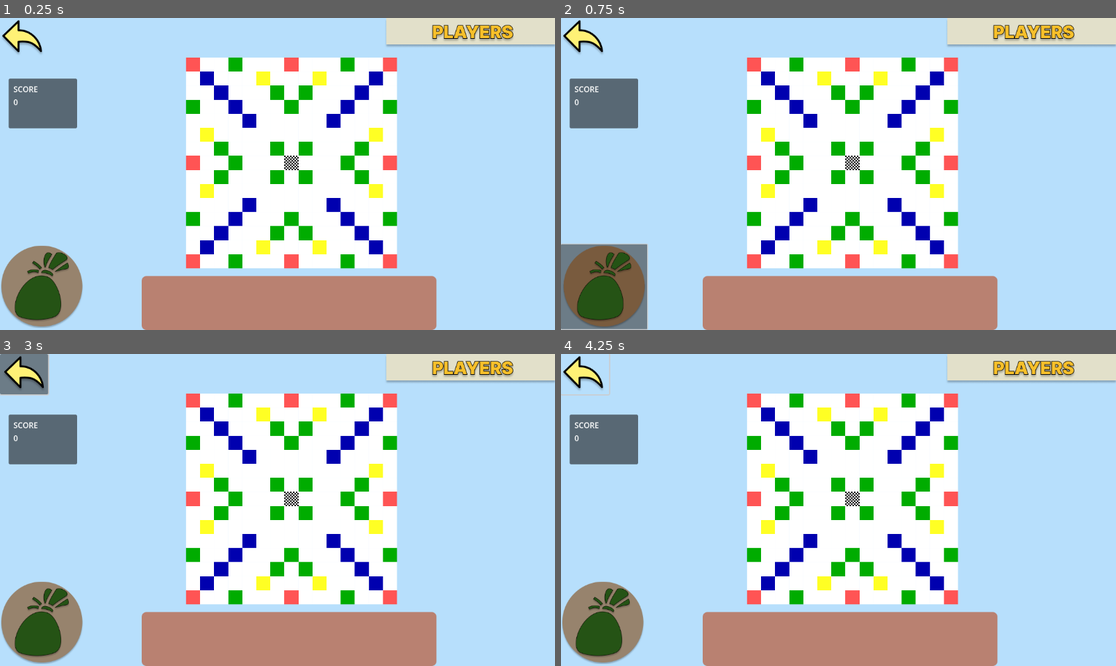
Above: before the commit, frames 1-4 (two rows, left to right).
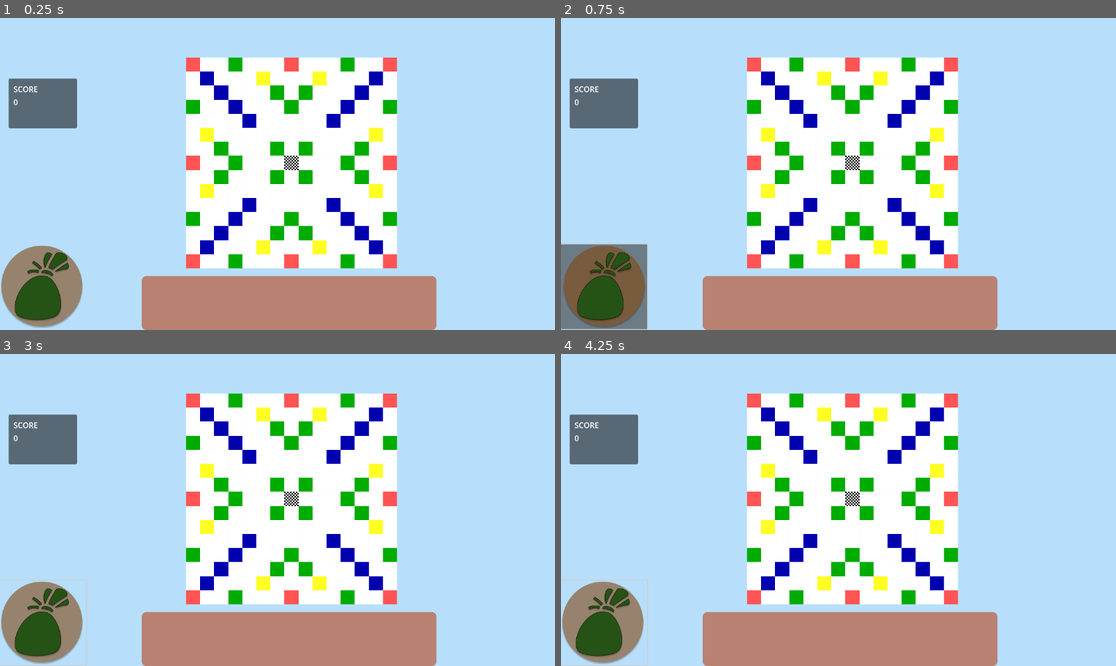
Above: after the commit, the same moments.

Repository: teamdevm/team-project-gamedev
Game: Godot game, scene res://screens/GameScene2/game_field.tscn
Same seed, same stepped clock (60 frames per second), same inputs: the game is played once before the commit and once after it. This scene is started directly instead of the project's main scene.
Inputs (mouse positions are in pixels of both pictures, inside the frame that each line leads up to):
- Up to frame 1 (0.25 s): no input
- Up to frame 2 (0.75 s): click (605, 286) at 0.5 s
- Up to frame 3 (3 s): click (44, 622) at 1.25 s; click (44, 622) at 2 s; click (22, 372) at 2.77 s
- Up to frame 4 (4.25 s): tap Enter at 3.5 s; move the mouse to (960, 494) at 3.52 s; click (960, 494) at 3.6 s

The runs differ from the first frame. In frame 1, 3.2% of the frame differs, in the area x 0-100%, y 0-12%; in frame 2, 3.2%; in frame 3, 4.1%, in the area x 0-100%, y 0-100%; in frame 4, 3.3%.

Commit message:
Change export config

Diff:
--- a/Client/screens/GameScene2/game_field.tscn
+++ b/Client/screens/GameScene2/game_field.tscn
@@ -1,7 +1,6 @@
-[gd_scene load_steps=15 format=3 uid="uid://bfyjdmspa3blt"]
+[gd_scene load_steps=14 format=3 uid="uid://bfyjdmspa3blt"]
 
 [ext_resource type="Script" path="res://screens/GameScene2/game_field.gd" id="1_oudhi"]
-[ext_resource type="Texture2D" uid="uid://b1m6eascmt3uw" path="res://screens/Lobby2/playersListPanelGroup.png" id="2_hwx7n"]
 [ext_resource type="Texture2D" uid="uid://bolxfn02iof3b" path="res://screens/Lobby2/backBtn.png" id="4_cxkt8"]
 [ext_resource type="Theme" uid="uid://74qfym4b4orr" path="res://assets/ui/themes/letters_background_panel.tres" id="6_b5di1"]
 [ext_resource type="Texture2D" uid="uid://smruy3oy6njk" path="res://screens/GameScene2/LettersBagGroup.png" id="6_embrr"]
@@ -33,28 +32,36 @@
 script = ExtResource("1_oudhi")
 metadata/_edit_lock_ = true
 
-[node name="Container" type="Control" parent="."]
-layout_mode = 1
-anchors_preset = 1
-anchor_left = 1.0
+[node name="Board" parent="." instance=ExtResource("8_0x3ys")]
+position = Vector2(386, 82)
+
+[node name="MarginContainer" type="MarginContainer" parent="."]
+layout_mode = 1
+anchors_preset = 15
 anchor_right = 1.0
-offset_left = -40.0
-offset_bottom = 40.0
-grow_horizontal = 0
-
-[node name="playersLlistPanel" type="TextureRect" parent="Container"]
-layout_mode = 1
-anchors_preset = 1
-anchor_left = 1.0
-anchor_right = 1.0
-offset_left = -354.0
-offset_bottom = 63.0
-grow_horizontal = 0
-size_flags_horizontal = 0
-size_flags_vertical = 0
-texture = ExtResource("2_hwx7n")
+anchor_bottom = 1.0
+grow_horizontal = 2
+grow_vertical = 2
+theme_override_constants/margin_left = 20
+theme_override_constants/margin_top = 20
+theme_override_constants/margin_right = 20
+theme_override_constants/margin_bottom = 20
+metadata/_edit_lock_ = true
+
+[node name="HBoxContainer" type="HBoxContainer" parent="MarginContainer"]
+layout_mode = 2
+
+[node name="VBoxContainer" type="VBoxContainer" parent="MarginContainer/HBoxContainer"]
+layout_mode = 2
+
+[node name="VBoxContainer2" type="VBoxContainer" parent="MarginContainer/HBoxContainer"]
+layout_mode = 2
+
+[node name="VBoxContainer3" type="VBoxContainer" parent="MarginContainer/HBoxContainer"]
+layout_mode = 2
 
 [node name="backBtn" type="Button" parent="."]
+visible = false
 layout_mode = 1
 offset_right = 100.0
 offset_bottom = 84.0
@@ -73,9 +80,6 @@
 scale = Vector2(0.7, 0.7)
 theme_override_styles/normal = SubResource("StyleBoxFlat_lm1mh")
 icon = ExtResource("6_embrr")
-
-[node name="Board" parent="." instance=ExtResource("8_0x3ys")]
-position = Vector2(386, 82)
 
 [node name="PanelContainer" type="PanelContainer" parent="."]
 layout_mode = 1
Not shown, changed: Client/export_presets.cfg
